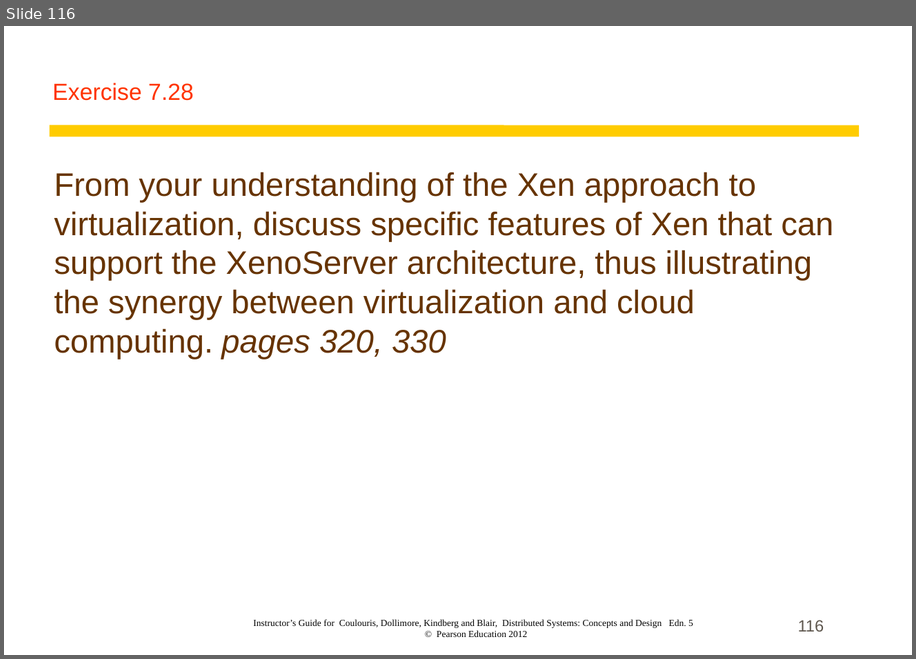
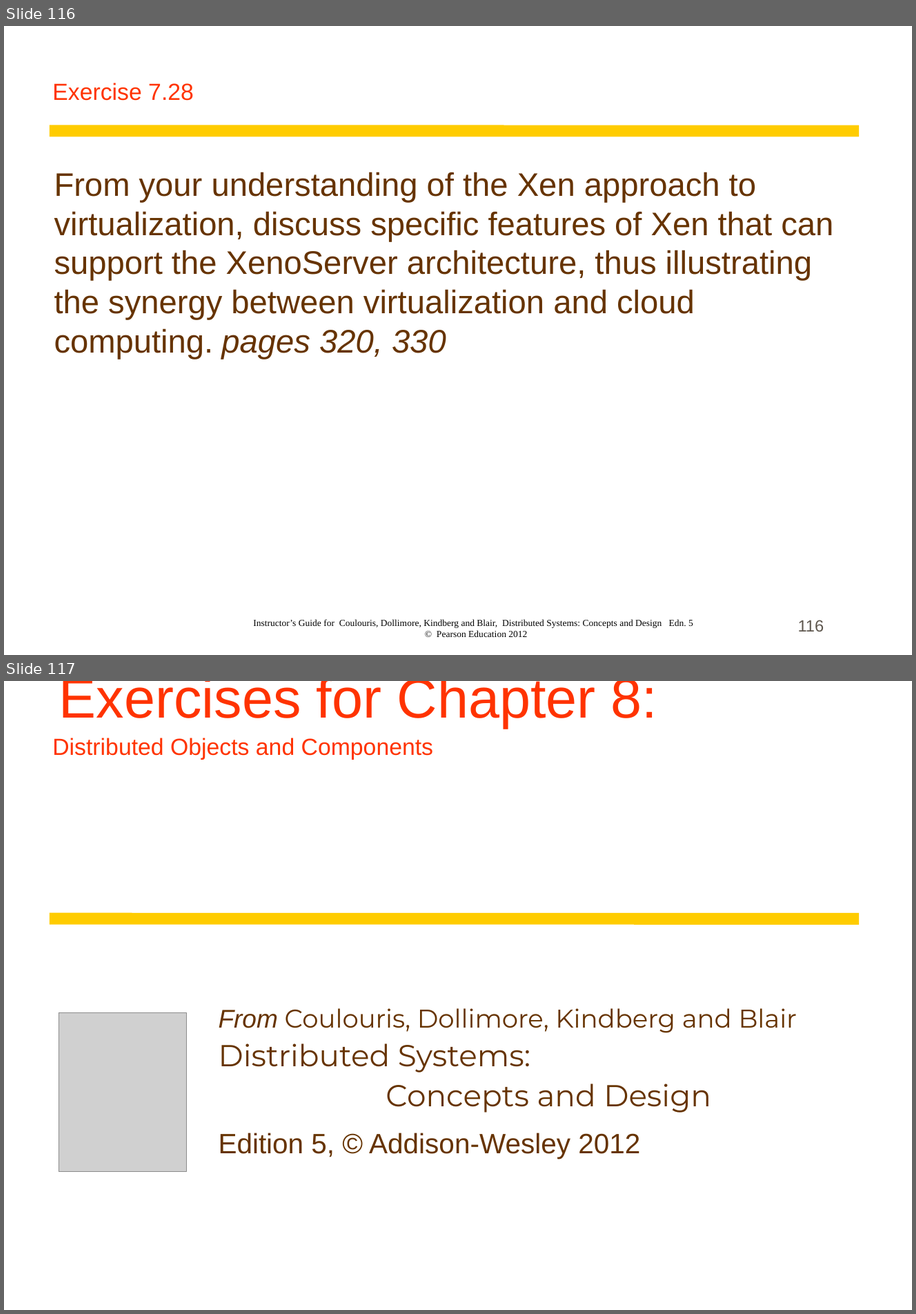
Before and after one commit to Conan1985/Network-Operating-Systems, a slide deck: Exam/Exercises.ppt. Shown one above the other, each under a label of ours: slide 116 before the commit, slides 116 and 117 after it. The pictures are 916x659 and 916x1314 pixels, drawn with LibreOffice and Linux fonts; fonts in the diff are those of the drawing; grey boxes stand for pictures. Boxes give left, top, right and bottom in pixels: in the first picture for what was removed or moved away, otherwise in the second. Text is boxed around its words. In the diff, an @@ line names an element or a change of style, - is before the commit and + after.

```diff
--- a/Exam/Exercises.ppt
+++ b/Exam/Exercises.ppt
@@ slide 117 added at box(4, 681, 912, 1310), background #FFFFFF @@
@@ title added at box(52, 681, 657, 760), 20 pt, text #FF3300 @@
+Exercises for Chapter 8:
+Distributed Objects and Components
@@ line added from (50, 918) to (858, 919), #FFCC00 10.01 pt @@
@@ text added at box(219, 1008, 797, 1158), 22 pt, text #663300 @@
+From Coulouris, Dollimore, Kindberg and Blair
+Distributed Systems:
+Concepts and Design
+Edition 5, © Addison-Wesley 2012
@@ picture added at box(59, 1013, 187, 1171) @@
```
Also in this commit, not shown: 73 other slides added, 7 other files.
